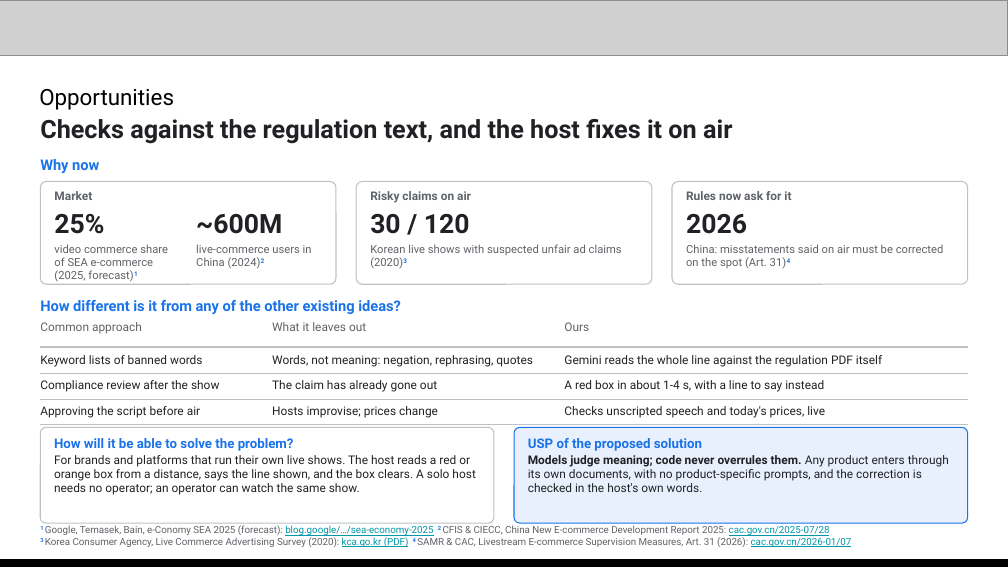
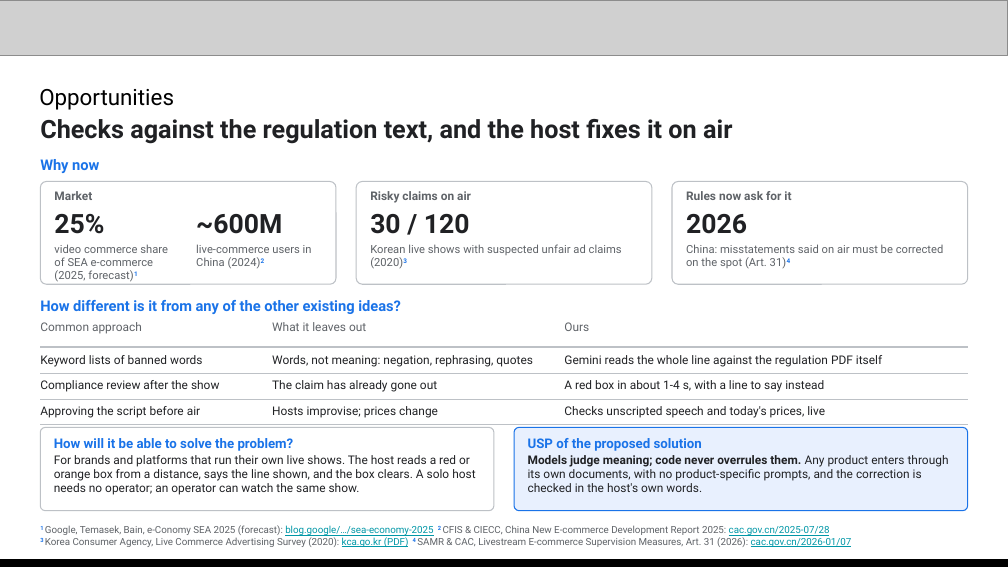
Before and after one commit to jwchoiKR/ai_builder_cup_uh, a slide deck: slide 3 of docs/decks/submission_1011.pptx. Drawn at 1008x567 pixels with LibreOffice and Linux fonts; fonts in the diff are those of the drawing; grey boxes stand for pictures. Boxes give left, top, right and bottom in pixels: in the first picture for what was removed or moved away, otherwise in the second. Text is boxed around its words. In the diff, an @@ line names an element or a change of style, - is before the commit and + after.

Commit message:
docs(decks): Add the 10/11 issues deck and submission edits
The issue explainer for I-6..I-10 with its build scripts, and the
latest edits to the submission deck.

```diff
--- a/docs/decks/submission_1011.pptx
+++ b/docs/decks/submission_1011.pptx
@@ rounded rectangle "How will it be able ...": place and size @@
-rounded rectangle "How will it be able ..." at (40,427,494,523)
+rounded rectangle "How will it be able ..." at (40,427,494,511)
@@ rounded rectangle "USP of the proposed solution": place and size @@
-rounded rectangle "USP of the proposed solution" at (514,427,968,523)
+rounded rectangle "USP of the proposed solution" at (514,427,968,511)
```
Also in this commit, not shown: 3 other files.
